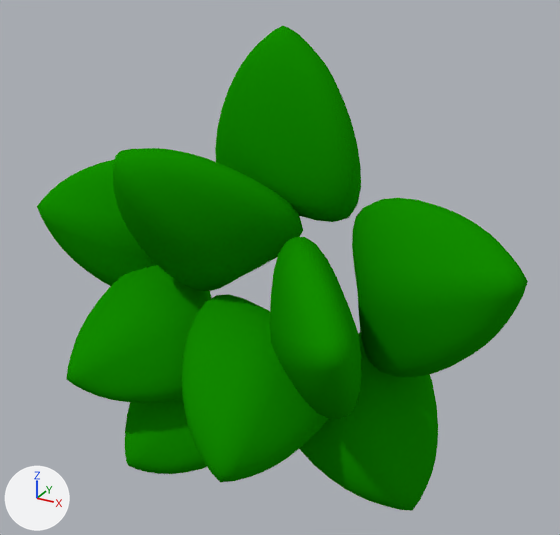
One commit to the Blender file Assets/tree1.blend: the scene before it, then after it.
The view is the same before and after, from a 50 mm camera at (1.54, -2.98, 2.56) aimed at (0.13, -0.4, 1.27). The lights are fixed; the arrows at lower left show +X, +Y and +Z.

Script lines for the objects in view, before the commit:
```python
ob_cube_000 = bpy.data.objects.new('Cube.000', me_cube_000)
ob_cube_000.location = (-0.286, -0.296, 0.546)
ob_cube_000.rotation_euler = (2.498, -0.727, -1.379)  # degrees (143, -42, -79)
ob_cube_000.scale = (0.0984, 0.387, 0.491)
ob_cube_001 = bpy.data.objects.new('Cube.001', me_cube_002)
ob_cube_001.location = (-0.158, -0.373, 1.333)
ob_cube_001.rotation_euler = (0.723, 0.493, -1.189)  # degrees (41, 28, -68)
ob_cube_001.scale = (0.0984, 0.387, 0.491)
ob_cube_002 = bpy.data.objects.new('Cube.002', me_cube_003)
ob_cube_002.location = (-0.403, -0.366, 0.881)
ob_cube_002.rotation_euler = (1.991, -0.815, -0.963)  # degrees (114, -47, -55)
ob_cube_002.scale = (0.0984, 0.387, 0.491)
ob_cube_003 = bpy.data.objects.new('Cube.003', me_cube_004)
ob_cube_003.location = (0.374, -0.551, 1.13)
ob_cube_003.rotation_euler = (-1.258, 0.231, -2.583)  # degrees (-72, 13, -148)
ob_cube_003.scale = (0.0984, 0.387, 0.491)
ob_cube_004 = bpy.data.objects.new('Cube.004', me_cube_005)
ob_cube_004.location = (0.12, -0.475, 0.908)
ob_cube_004.rotation_euler = (2.719, -0.926, -0.962)  # degrees (156, -53, -55)
ob_cube_004.scale = (0.0984, 0.387, 0.491)
ob_cube_005 = bpy.data.objects.new('Cube.005', me_cube_006)
ob_cube_005.location = (0.019, -0.161, 1.611)
ob_cube_005.rotation_euler = (0.0221, 0.0513, -1.668)  # degrees (1.3, 2.9, -96)
ob_cube_005.scale = (0.0984, 0.387, 0.491)
ob_cube_006 = bpy.data.objects.new('Cube.006', me_cube_007)
ob_cube_006.location = (-0.628, -0.207, 1.231)
ob_cube_006.rotation_euler = (1.366, -0.0825, -0.98)  # degrees (78, -4.7, -56)
ob_cube_006.scale = (0.0984, 0.387, 0.491)
ob_cube_007 = bpy.data.objects.new('Cube.007', me_cube_008)
ob_cube_007.location = (0.41, -0.29, 0.726)
ob_cube_007.rotation_euler = (3.863, -0.466, -1.577)  # degrees (221, -27, -90)
ob_cube_007.scale = (0.0984, 0.387, 0.491)
ob_cube_012 = bpy.data.objects.new('Cube.012', me_cube_013)
ob_cube_012.location = (0.593, -0.29, 1.238)
ob_cube_012.rotation_euler = (5.092, -0.161, -2.01)  # degrees (292, -9.2, -115)
ob_cube_012.scale = (0.0984, 0.387, 0.491)
```
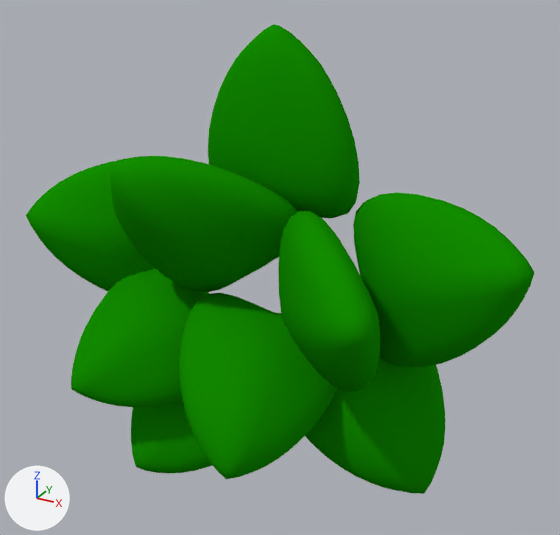
Commit message: placed placeholders on tree1

Boxes (x1, y1, x2, y2) around the edits, measured in the pictures (560 x 535 px):
'Cube.012', moved, turned: before (352, 198, 528, 377); after (353, 192, 534, 367)
'Cube.004', moved, turned: before (181, 294, 329, 482); after (179, 293, 338, 479)
'Cube.005', moved, turned: before (215, 26, 361, 222); after (208, 24, 360, 218)
'Cube.001', moved, turned: before (113, 148, 303, 291); after (111, 156, 298, 292)
'Cube.003', moved, turned: before (270, 237, 361, 419); after (278, 211, 380, 391)
'Cube.007', moved, turned: before (299, 332, 438, 511); after (305, 357, 445, 494)
'Cube.002', moved, turned: before (66, 265, 212, 403); after (71, 268, 209, 407)
'Cube.006', moved, turned: before (37, 160, 157, 286); after (26, 161, 154, 291)
'Cube.000', moved, turned: before (125, 398, 207, 474); after (131, 402, 212, 473)

What the commit changed:
Object 'Cube.007' (ob_cube_007) moves from (0.41, -0.29, 0.726) to (0.405, -0.216, 0.731).
Object 'Cube.007' (ob_cube_007) turns from (221, -27, -90) to (222, -23, -86) degrees about x, y and z.
Object 'Cube.004' (ob_cube_004) moves from (0.12, -0.475, 0.908) to (0.071, -0.439, 0.9).
Object 'Cube.004' (ob_cube_004) turns from (156, -53, -55) to (159, -50, -53) degrees about x, y and z.
Object 'Cube.003' (ob_cube_003) moves from (0.374, -0.551, 1.13) to (0.39, -0.508, 1.23).
Object 'Cube.003' (ob_cube_003) turns from (-72, 13, -148) to (-75, 15, -144) degrees about x, y and z.
Object 'Cube.002' (ob_cube_002) moves from (-0.403, -0.366, 0.881) to (-0.399, -0.368, 0.878).
Object 'Cube.002' (ob_cube_002) turns from (114, -47, -55) to (117, -44, -53) degrees about x, y and z.
Object 'Cube.001' (ob_cube_001) moves from (-0.158, -0.373, 1.333) to (-0.154, -0.38, 1.33).
Object 'Cube.001' (ob_cube_001) turns from (41, 28, -68) to (43, 31, -63) degrees about x, y and z.
Object 'Cube.000' (ob_cube_000) moves from (-0.286, -0.296, 0.546) to (-0.289, -0.269, 0.548).
Object 'Cube.000' (ob_cube_000) turns from (143, -42, -79) to (144, -39, -75) degrees about x, y and z.
Object 'Cube.005' (ob_cube_005) moves from (0.019, -0.161, 1.611) to (0.005, -0.17, 1.621).
Object 'Cube.005' (ob_cube_005) turns from (1.3, 2.9, -96) to (1.2, 6.2, -91) degrees about x, y and z.
Object 'Cube.006' (ob_cube_006) moves from (-0.628, -0.207, 1.231) to (-0.636, -0.248, 1.235).
Object 'Cube.006' (ob_cube_006) turns from (78, -4.7, -56) to (80, -2.1, -52) degrees about x, y and z.
Object 'Cube.012' (ob_cube_012) moves from (0.593, -0.29, 1.238) to (0.588, -0.23, 1.243).
Object 'Cube.012' (ob_cube_012) turns from (292, -9.2, -115) to (291, -6.1, -110) degrees about x, y and z.
